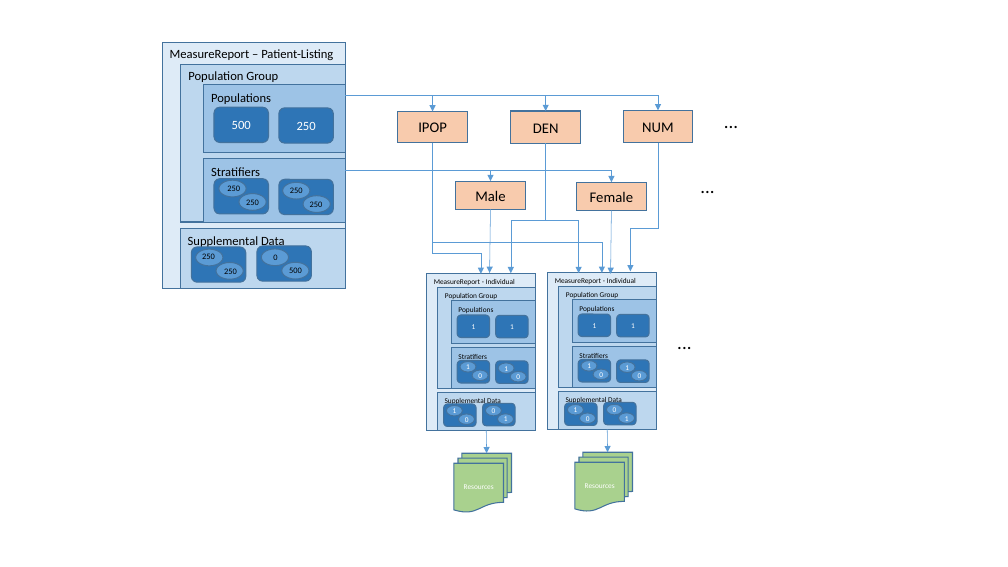
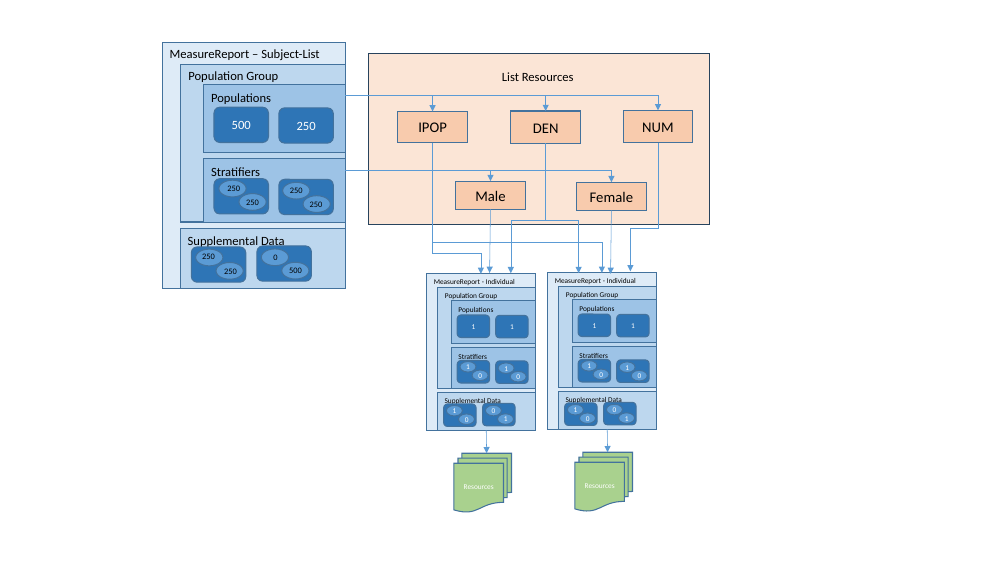
Before and after one commit to HL7/davinci-deqm, a slide deck: slide 9 of input/images/source/clinicalreasoning-module-resources.pptx. Drawn at 1008x567 pixels with LibreOffice and Linux fonts; fonts in the diff are those of the drawing. Boxes give left, top, right and bottom in pixels: in the first picture for what was removed or moved away, otherwise in the second. Text is boxed around its words. In the diff, an @@ line names an element or a change of style, - is before the commit and + after.

Commit message:
saved updated powerpoint deck

```diff
--- a/input/images/source/clinicalreasoning-module-resources.pptx
+++ b/input/images/source/clinicalreasoning-module-resources.pptx
@@ text at box(170, 49, 319, 60): text changed @@
-MeasureReport – Patient-Listing
+MeasureReport – Subject-List
@@ rectangle added at box(368, 54, 710, 225), fill #FBE5D6, outline #28445D 1 pt @@
@@ text added at box(502, 72, 574, 81), 12 pt, text #000000 @@
+List Resources
@@ text removed at box(717, 106, 796, 136) @@
-...
@@ text removed at box(693, 171, 772, 201) @@
-...
@@ text removed at box(670, 327, 749, 358) @@
-...
```
